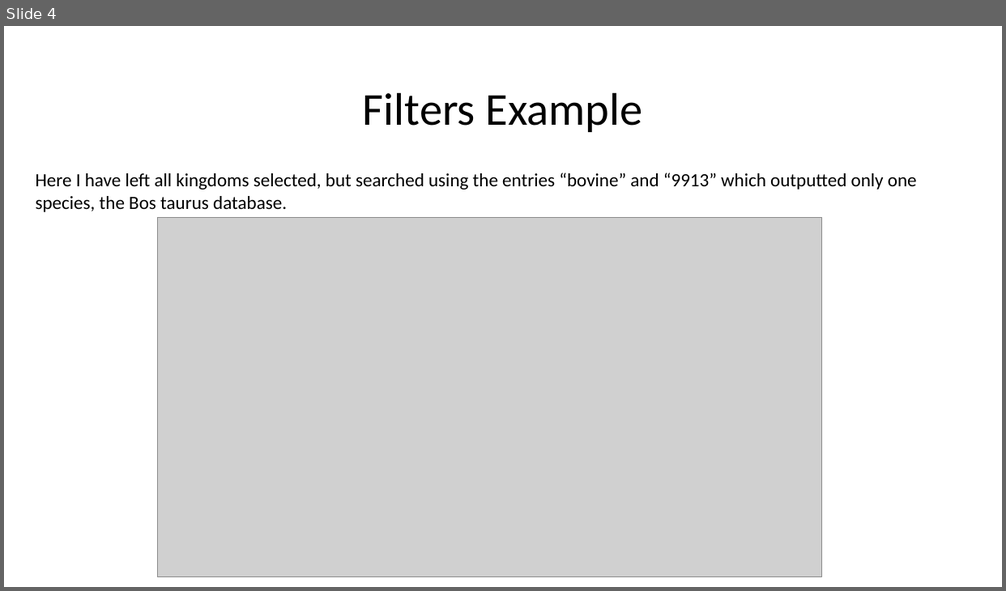
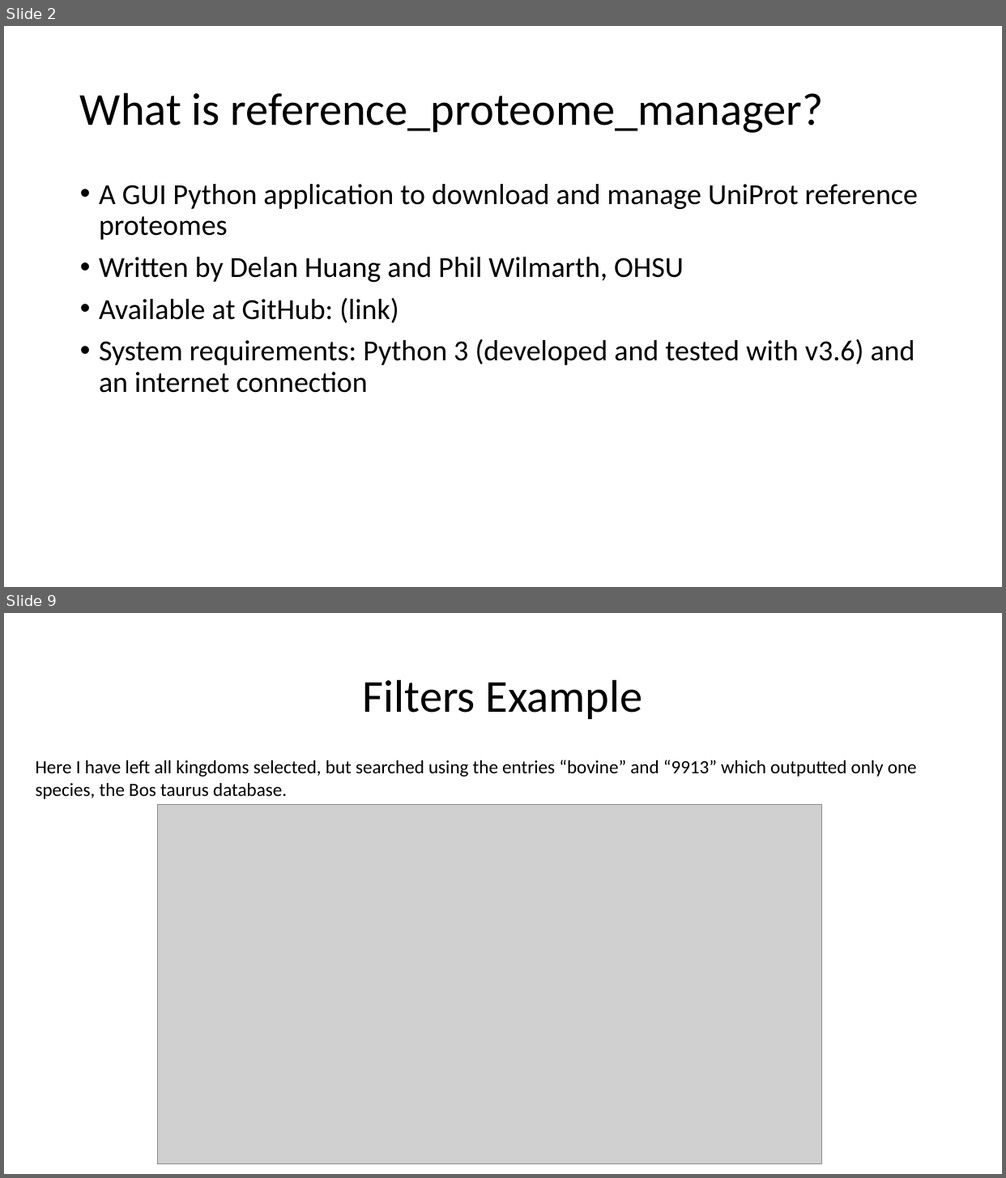
Before and after one commit to lily-liang12/Reference_Proteome_Manager, a slide deck: User Guide.pptx. Shown one above the other, each under a label of ours: slide 4 before the commit, slides 2 and 9 after it; the slides between them are not shown. The pictures are 1006x591 and 1006x1178 pixels, drawn with LibreOffice and Linux fonts; fonts in the diff are those of the drawing; grey boxes stand for pictures. Boxes give left, top, right and bottom in pixels: in the first picture for what was removed or moved away, otherwise in the second. Text is boxed around its words. In the diff, an @@ line names an element or a change of style, - is before the commit and + after.

```diff
--- a/User Guide.pptx
+++ b/User Guide.pptx
@@ slide 2 added at [4, 26, 1002, 587], background #FFFFFF @@
@@ title added at [80, 92, 824, 133], 44 pt, text #000000 @@
+What is reference_proteome_manager?
@@ text added at [99, 184, 918, 393], 28 pt, text #000000 @@
+• A GUI Python application to download and manage UniProt reference proteomes
+• Written by Delan Huang and Phil Wilmarth, OHSU
+• Available at GitHub: (link)
+• System requirements: Python 3 (developed and tested with v3.6) and an internet connection
@@ what was slide 4 is now slide 9 @@
```
Also in this commit, not shown: 5 slides changed, 4 other slides added.
